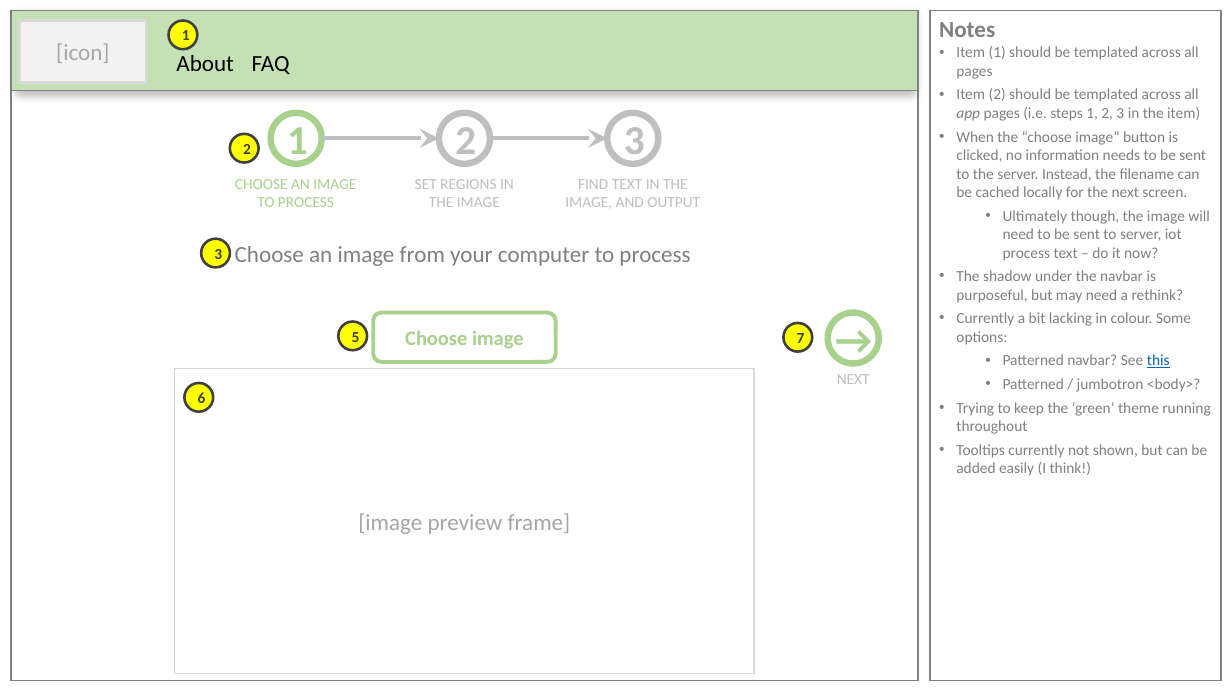
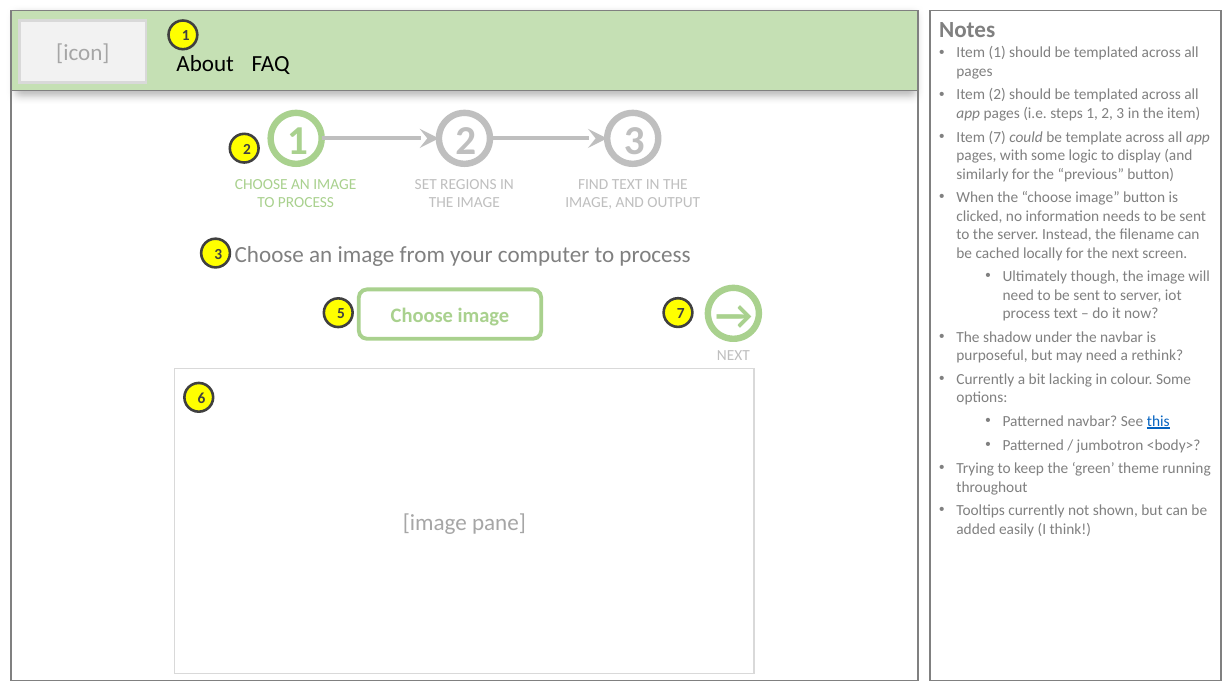
Before and after one commit to al-vincent/DesignThinkingToolset, a slide deck: slide 13 of documents/Design.pptx (slide 11 before the commit). Drawn at 1232x693 pixels with LibreOffice and Linux fonts; fonts in the diff are those of the drawing. Boxes give left, top, right and bottom in pixels: in the first picture for what was removed or moved away, otherwise in the second. Text is boxed around its words. In the diff, an @@ line names an element or a change of style, - is before the commit and + after.

```diff
--- a/documents/Design.pptx
+++ b/documents/Design.pptx
@@ text in rectangle at bbox=[956, 131, 1210, 182]: paragraph added @@
+• Item (7) could be template across all app pages, with some logic to display (and similarly for the “previous” button)
@@ ellipse "5": place and size @@
-ellipse "5" at bbox=[338, 322, 367, 350]
+ellipse "5" at bbox=[323, 299, 352, 327]
@@ rounded rectangle "Choose image": place and size @@
-rounded rectangle "Choose image" at bbox=[373, 312, 556, 361]
+rounded rectangle "Choose image" at bbox=[359, 289, 542, 338]
@@ 2 ellipses, 1 text: place and size @@
-2 ellipses, 1 text at bbox=[784, 312, 879, 384]
+2 ellipses, 1 text at bbox=[664, 288, 759, 360]
@@ text in rectangle at bbox=[403, 513, 526, 534]: text changed @@
-[image preview frame]
+[image pane]
```
Also in this commit, not shown: 4 other slides changed, 5 slides added, 5 other files.
